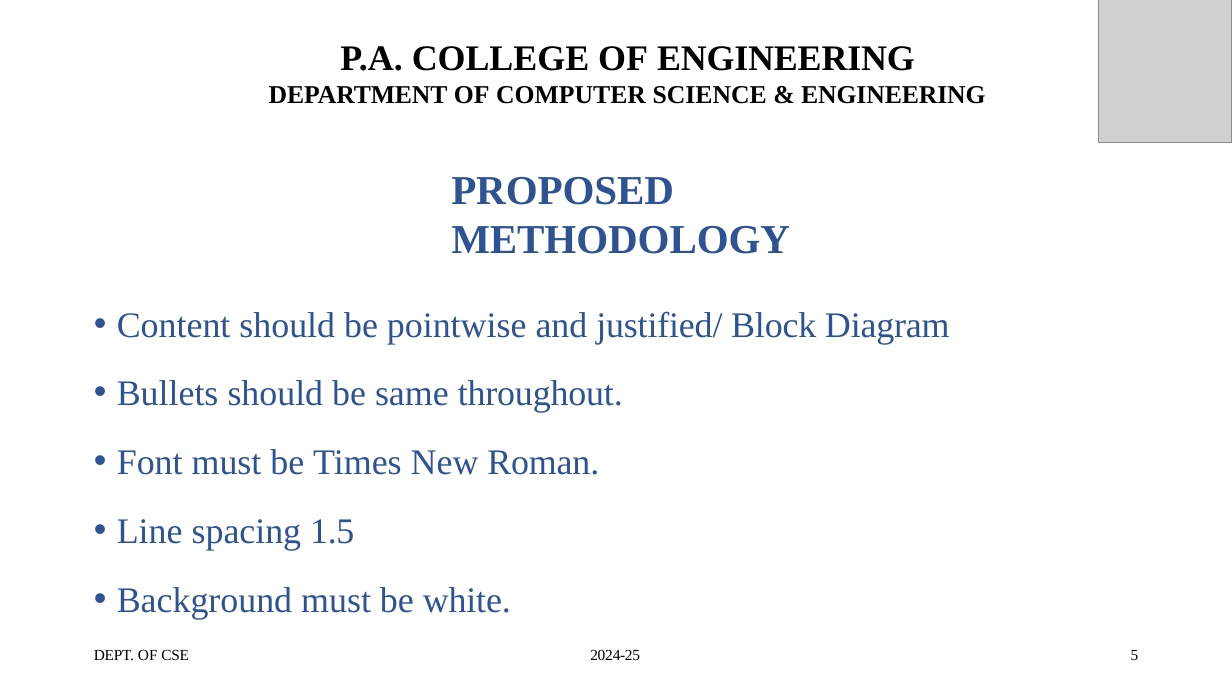
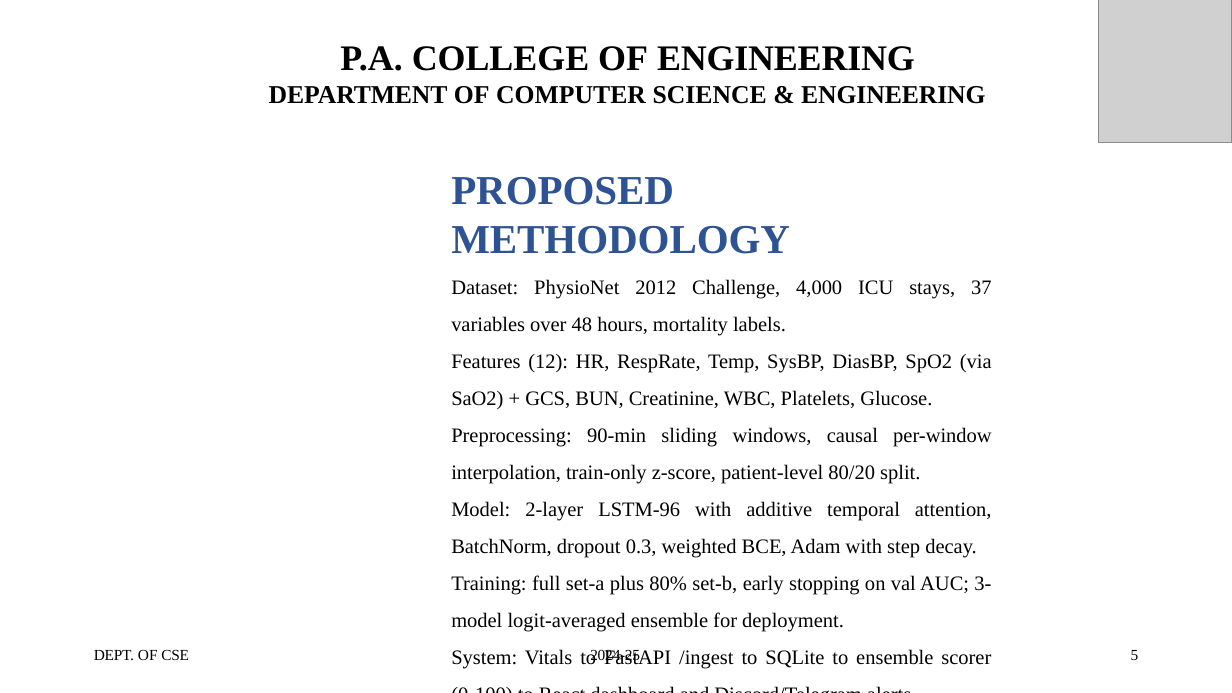
Before and after one commit to Fizan-Feroz/SynCura, a slide deck: slide 6 of ppt/PROJECT SYNOPSIS PPT-FORMAT_TRIMMED.pptx. Drawn at 1232x693 pixels with LibreOffice and Linux fonts; fonts in the diff are those of the drawing; grey boxes stand for pictures; background and template pictures are left out. Boxes give left, top, right and bottom in pixels: in the first picture for what was removed or moved away, otherwise in the second. Text is boxed around its words. In the diff, an @@ line names an element or a change of style, - is before the commit and + after.

```diff
--- a/ppt/PROJECT SYNOPSIS PPT-FORMAT_TRIMMED.pptx
+++ b/ppt/PROJECT SYNOPSIS PPT-FORMAT_TRIMMED.pptx
@@ text at (451, 279, 992, 669): text changed; size 28 to 16 pt; text colour #2D5395 to #000000 @@
-• Content should be pointwise and justified/ Block Diagram
-• Bullets should be same throughout.
-• Font must be Times New Roman.
-• Line spacing 1.5
-• Background must be white.
+Dataset: PhysioNet 2012 Challenge, 4,000 ICU stays, 37 variables over 48 hours, mortality labels.
+Features (12): HR, RespRate, Temp, SysBP, DiasBP, SpO2 (via SaO2) + GCS, BUN, Creatinine, WBC, Platelets, Glucose.
+Preprocessing: 90-min sliding windows, causal per-window interpolation, train-only z-score, patient-level 80/20 split.
+Model: 2-layer LSTM-96 with additive temporal attention, BatchNorm, dropout 0.3, weighted BCE, Adam with step decay.
+Training: full set-a plus 80% set-b, early stopping on val AUC; 3-model logit-averaged ensemble for deployment.
+System: Vitals to FastAPI /ingest to SQLite to ensemble scorer (0-100) to React dashboard and Discord/Telegram alerts.
```
Also in this commit, not shown: 5 other slides changed.
